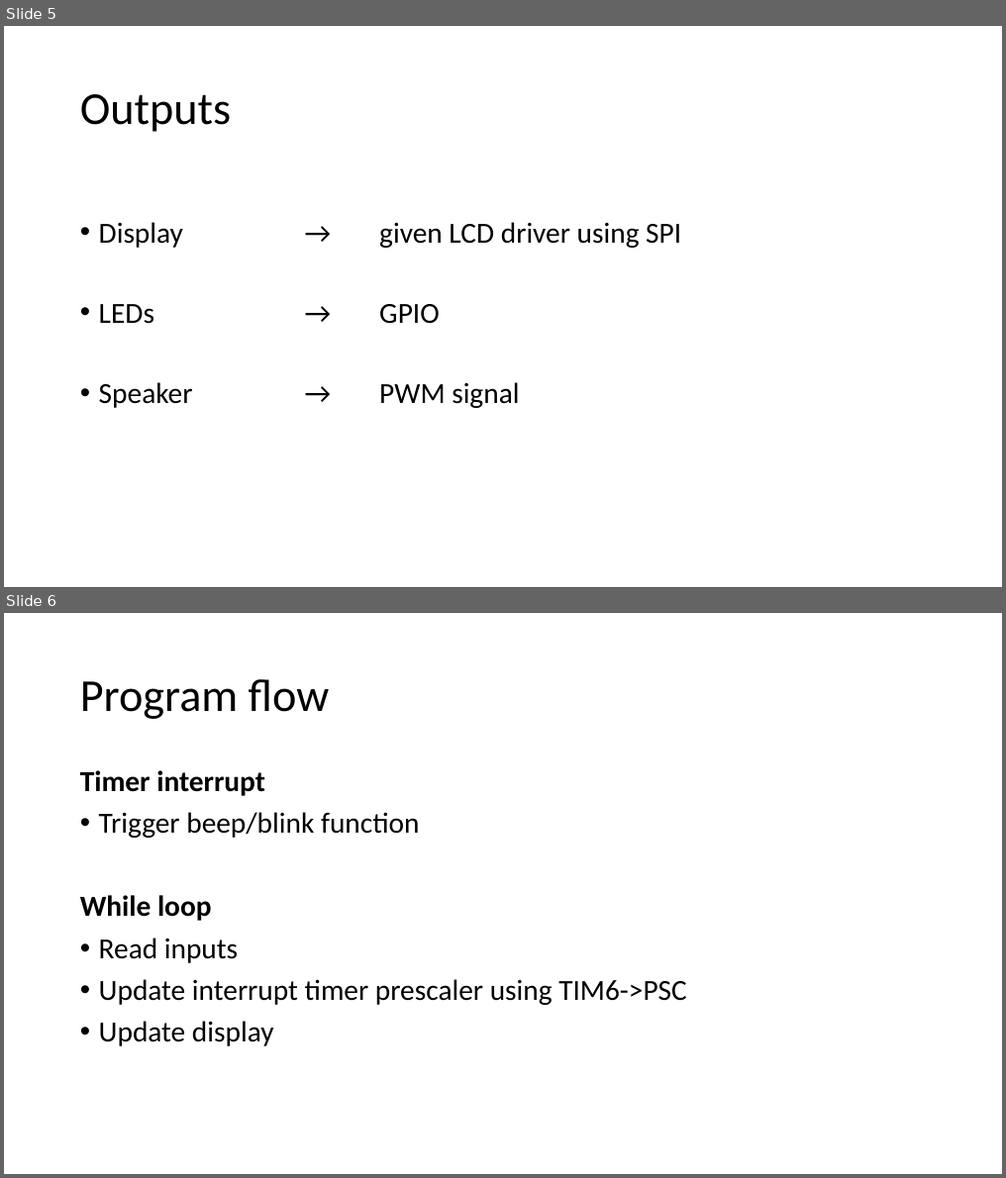
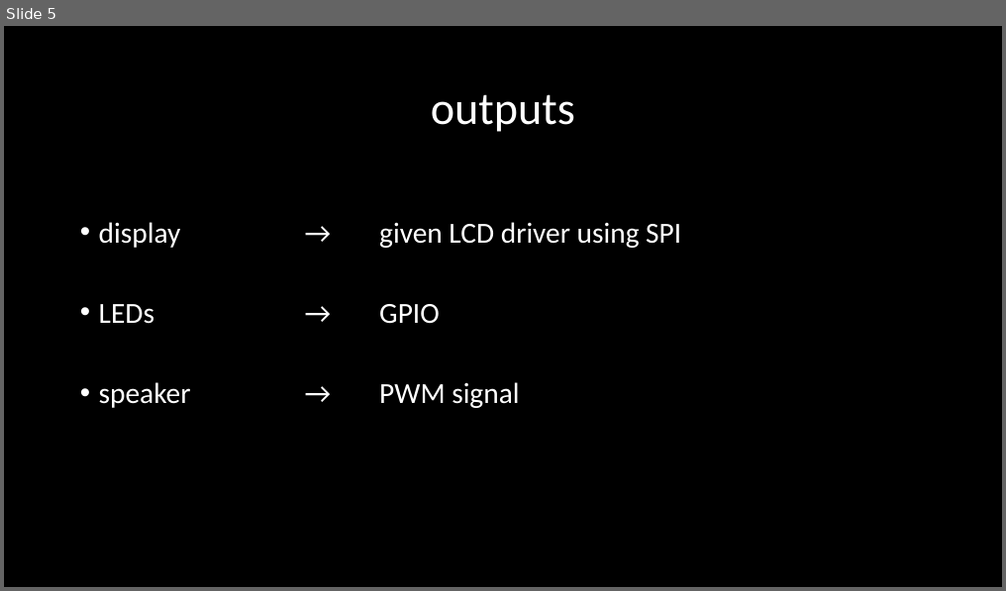
Before and after one commit to sevasch/STM32_metronome, a slide deck: presentation.pptx. Shown one above the other, each under a label of ours: slides 5 and 6 before the commit, slide 5 after it. The pictures are 1006x1178 and 1006x591 pixels, drawn with LibreOffice and Linux fonts; fonts in the diff are those of the drawing. Boxes give left, top, right and bottom in pixels: in the first picture for what was removed or moved away, otherwise in the second. Text is boxed around its words. In the diff, an @@ line names an element or a change of style, - is before the commit and + after.

```diff
--- a/presentation.pptx
+++ b/presentation.pptx
@@ slide 6 removed at bbox=[4, 613, 1002, 1174], background #FFFFFF @@
@@ title removed at bbox=[80, 679, 330, 719] @@
-Program flow
@@ text removed at bbox=[80, 770, 687, 1047] @@
-Timer interrupt
-• Trigger beep/blink function
-While loop
-• Read inputs
-• Update interrupt timer prescaler using TIM6->PSC
-• Update display
@@ slide 5 changed as well @@
@@ background #FFFFFF to #000000 @@
@@ title at bbox=[431, 94, 575, 132]: text changed; text colour #000000 to #FFFFFF @@
-Outputs
+outputs
@@ text at bbox=[99, 222, 681, 248]: text changed; text colour #000000 to #FFFFFF @@
-• Display → given LCD driver using SPI
+• display → given LCD driver using SPI
@@ text at bbox=[99, 304, 440, 324]: text colour #000000 to #FFFFFF in "LEDs → GPIO" @@
@@ text at bbox=[99, 382, 519, 408]: text changed; text colour #000000 to #FFFFFF @@
-• Speaker → PWM signal
+• speaker → PWM signal
```
Also in this commit, not shown: 3 other slides changed, 9 slides added, 2 other slides removed.
